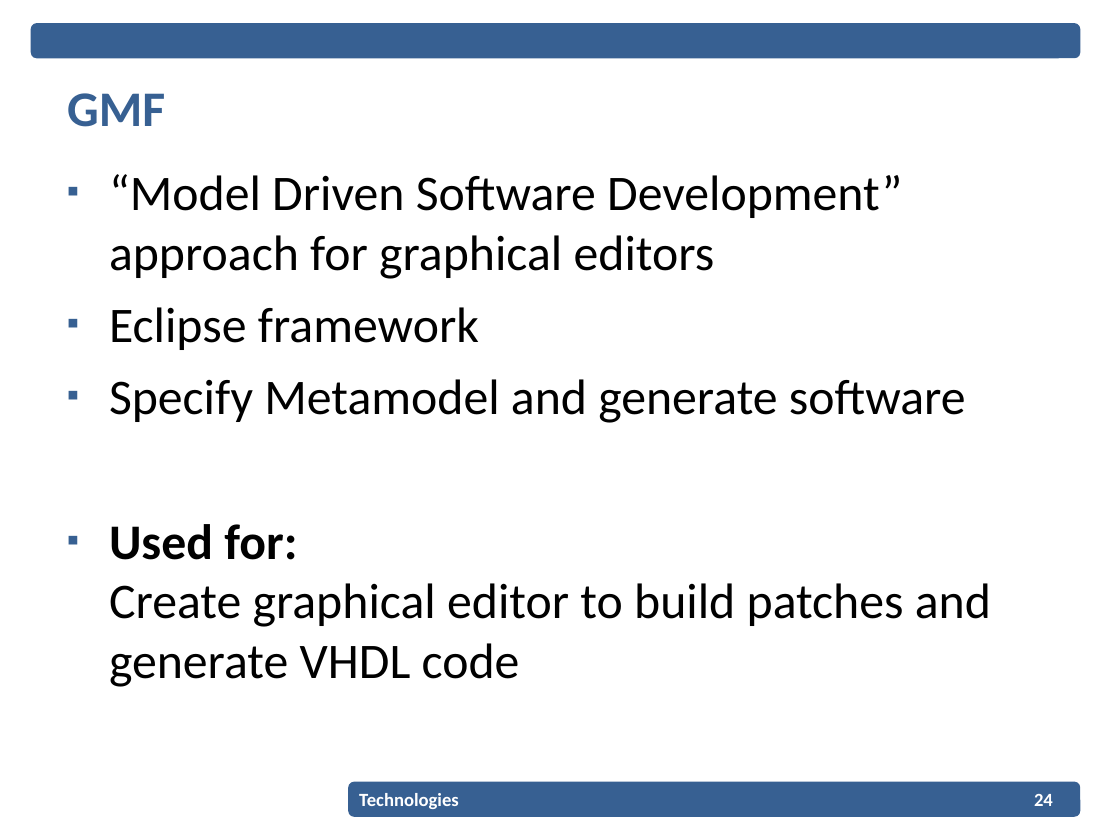
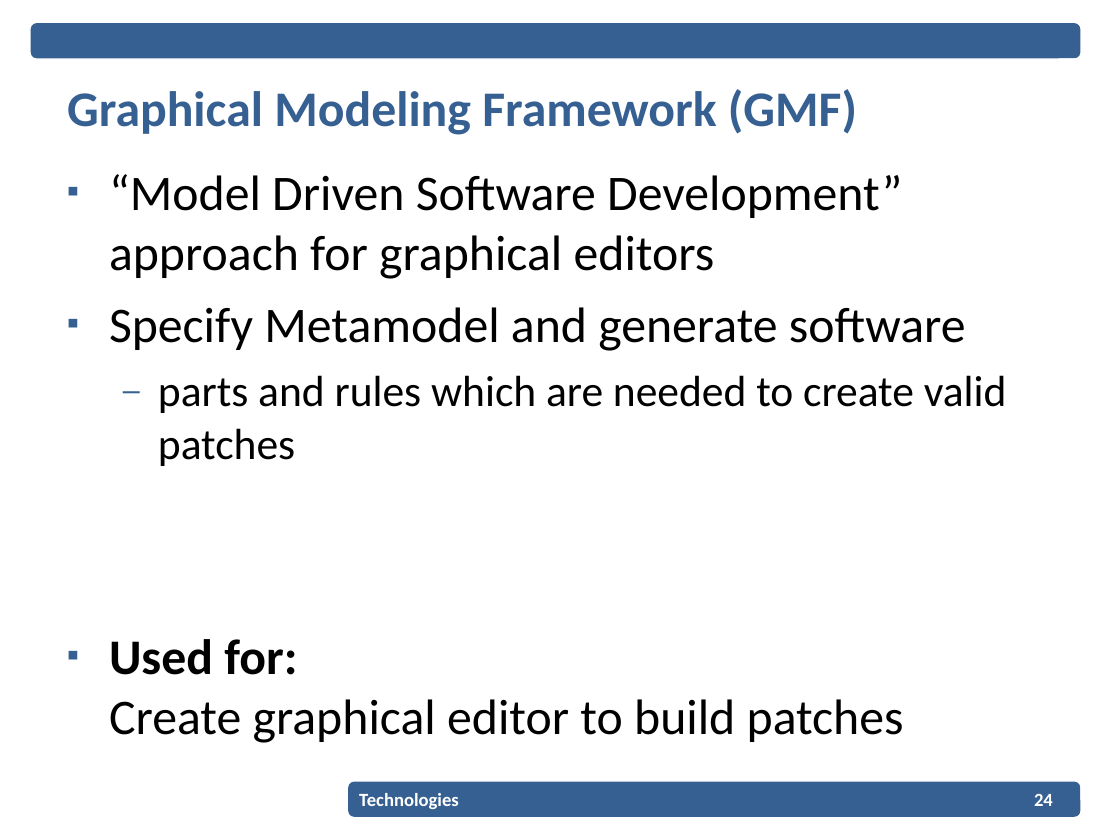
Before and after one commit to EPiCS/soundgates, a slide deck: slide 24 of documents/projectplan-presentation/Projectplan_Presentation.ppt. Drawn at 1120x840 pixels with LibreOffice and Linux fonts; fonts in the diff are those of the drawing; background and template pictures are left out. Boxes give left, top, right and bottom in pixels: in the first picture for what was removed or moved away, otherwise in the second. Text is boxed around its words. In the diff, an @@ line names an element or a change of style, - is before the commit and + after.

Commit message:
Minor changes in the presentation

```diff
--- a/documents/projectplan-presentation/Projectplan_Presentation.ppt
+++ b/documents/projectplan-presentation/Projectplan_Presentation.ppt
@@ title at [67,89,857,135]: text changed @@
-GMF
+Graphical Modeling Framework (GMF)
@@ text at [109,307,479,350]: paragraph removed @@
-▪ Eclipse framework
@@ text at [109,375,1007,743]: text changed; size 32 to 28 pt @@
-▪ Used for:
-  Create graphical editor to build patches and generate VHDL code
+  – parts and rules which are needed to create valid patches
+▪ Used for:
+  Create graphical editor to build patches
```
Also in this commit, not shown: 6 other slides changed, 3 slides added, 1 other file.
